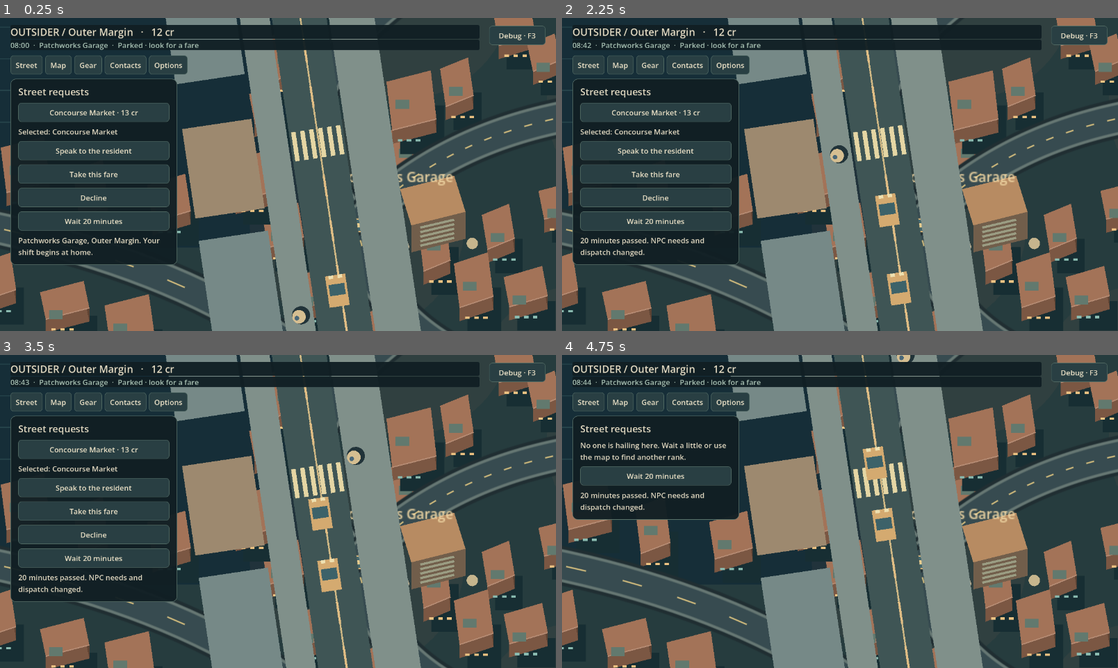
Above: before the commit, frames 1-4 (two rows, left to right).
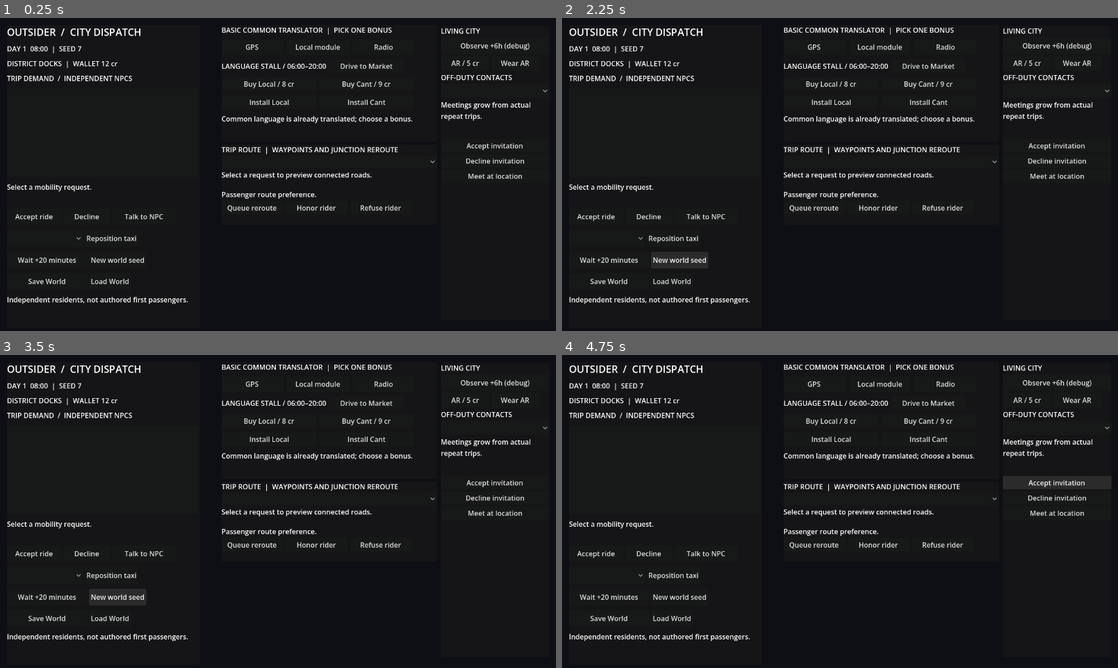
Above: after the commit, the same moments.

Repository: MohamedXIV/outsider-driver-2d
Game: Godot game, scene res://scenes/sandbox.tscn
Same seed, same stepped clock (60 frames per second), same inputs: the game is played once before the commit and once after it.
Inputs (mouse positions are in pixels of both pictures, inside the frame that each line leads up to):
- Up to frame 1 (0.25 s): no input
- Up to frame 2 (2.25 s): click (595, 215) at 0.5 s, where only the run after the commit has a clickable "Accept ride"; click (595, 215) at 1.25 s, where only the run after the commit has a clickable "Accept ride"; click (678, 259) at 2 s, where only the run after the commit has a clickable "New world seed"
- Up to frame 3 (3.5 s): click (116, 596) at 2.75 s, where only the run after the commit has a clickable "New world seed"
- Up to frame 4 (4.75 s): click (1056, 483) at 3.5 s, where only the run after the commit has a clickable "Accept invitation"; click (1056, 483) at 4.25 s, where only the run after the commit has a clickable "Accept invitation"

The runs differ from the first frame. In frame 1, 86% of the frame differs, in the area x 0-100%, y 0-100%; in frame 2, 87%; in frame 3, 87%; in frame 4, 87%.
Error after the commit: Parse Error: Could not resolve class "SandboxSave", because of a parser error. (res://scripts/sandbox/sandbox_main.gd:621)

Commit message:
fix(r05): restore road-grounded taxi facing across save and arrival (#64)

Diff:
--- a/scripts/sandbox/sandbox_city_view.gd
+++ b/scripts/sandbox/sandbox_city_view.gd
@@ -22,6 +22,47 @@
 		zoom_preference = clampf(value, MIN_ZOOM, MAX_ZOOM)
 
 var _heading: float = 0.0
+var _heading_initialized: bool = false
+var _last_parked_stop: String = ""
+
+# Road tangents belong to the same projected geometry as the taxi's location.
+# A settled trip's last completed road edge gives the parked vehicle a physical
+# arrival direction even after the active route has been cleared.
+static func edge_heading(from: String, to: String, fraction: float) -> float:
+	var t: float = clampf(fraction, 0.0, 1.0)
+	var p: Vector2 = project(SandboxRoads.sample_edge(from, to, maxf(0.0, t - .002)))
+	var q: Vector2 = project(SandboxRoads.sample_edge(from, to, minf(1.0, t + .002)))
+	return (q - p).angle() if p.distance_squared_to(q) > .000001 else 0.0
+
+static func world_road_heading(state: SandboxWorld, fraction: float = 0.0) -> float:
+	if state.is_travelling():
+		var a: String = state.route_nodes[state.route_segment]
+		var b: String = state.route_nodes[state.route_segment + 1]
+		var progress: float = (float(state.route_edge_elapsed) + fraction) / float(SandboxRoads.edge_minutes(a, b))
+		return edge_heading(a, b, progress)
+	for i in range(state.events.size() - 1, -1, -1):
+		var event: Dictionary = state.events[i]
+		if event.get("kind", "") != "route_segment_completed": continue
+		var detail: Dictionary = event.get("detail", {})
+		var a: String = str(detail.get("from", ""))
+		var b: String = str(detail.get("to", ""))
+		if b == state.player_district and SandboxRoads.connected(a, b):
+			return edge_heading(a, b, 1.0)
+	# Before the first trip, park aligned with an authored road adjoining home.
+	var links: Array = SandboxRoads.LINKS.get(state.player_district, [])
+	if not links.is_empty():
+		return edge_heading(str(links[0]), state.player_district, 1.0)
+	return 0.0
+
+func restore_taxi_heading(saved: Variant = null) -> void:
+	_heading = wrapf(float(saved), -PI, PI) if (saved is float or saved is int) and is_finite(float(saved)) else \
+			world_road_heading(world, visual_fraction)
+	_heading_initialized = true
+	_last_parked_stop = world.player_district if not world.is_travelling() else ""
+
+func saved_taxi_heading() -> float:
+	if not _heading_initialized: restore_taxi_heading()
+	return wrapf(_heading, -PI, PI)
 var _blocks: Array[Dictionary] = []
 var _layers: Dictionary = {}
 
@@ -70,9 +111,11 @@
 
 func _process(delta: float) -> void:
 	if world == null: return
+	if not _heading_initialized: restore_taxi_heading()
 	var taxi: Vector2 = project(world.player_position(visual_fraction))
 	var ahead: Vector2 = taxi
 	if world.is_travelling():
+		_last_parked_stop = ""
 		var a: String = world.route_nodes[world.route_segment]
 		var b: String = world.route_nodes[world.route_segment+1]
 		var t: float = (float(world.route_edge_elapsed)+visual_fraction)/float(SandboxRoads.edge_minutes(a,b))
@@ -80,6 +123,10 @@
 		if tangent.length() > .001:
 			_heading = lerp_angle(_heading,tangent.angle(), minf(1,delta*7))
 			ahead += tangent.normalized()*65
+	elif _last_parked_stop != world.player_district:
+		# A just-finished route has no active nodes. Face its last legal edge,
+		# not the arbitrary global zero angle used by a newly created renderer.
+		restore_taxi_heading()
 	var camera: Camera2D = get_parent().get_node("Camera2D")
 	var framing: Vector2=Vector2(70 if ui_rtl else -70,-45)
 	var target: Vector2=taxi + framing if reduced_motion else taxi + framing + (ahead-taxi)*.5
--- a/scripts/sandbox/sandbox_main.gd
+++ b/scripts/sandbox/sandbox_main.gd
@@ -609,6 +609,8 @@
 	_meeting_dialogue = null
 	_elapsed = 0.0
 	_city._camera_initialized=false
+	_city.visual_fraction=0.0
+	_city.restore_taxi_heading()
 	_notice_text = "Fresh independent simulated city seed."
 	_render()
 
@@ -616,7 +618,7 @@
 func _on_save() -> void:
 	if _street_pilot!=null: _street_pilot.reconcile_reservations()
 	var dialogue_snapshot: Dictionary = _conversation.snapshot() if _conversation != null else {}
-	var successful: bool=SandboxSave.save_world(_world, SandboxSave.PATH, dialogue_snapshot, {"clock_fraction":_elapsed,"locale":_ui_locale,"reduced_motion":_reduced_motion,"camera_zoom":_city.zoom_preference,
+	var successful: bool=SandboxSave.save_world(_world, SandboxSave.PATH, dialogue_snapshot, {"clock_fraction":_elapsed,"locale":_ui_locale,"reduced_motion":_reduced_motion,"camera_zoom":_city.zoom_preference,"taxi_heading":_city.saved_taxi_heading(),
 			"street_state": _street_pilot.visual_snapshot() if _street_pilot != null else _street_restore_state})
 	_notice_text="Sandbox saved." if successful else "Save failed."
 	if successful: _publish_street_boundary("streetSavedActors")
@@ -654,6 +656,7 @@
 	_ui_locale=str(bundle.get("presentation",{}).get("locale",_ui_locale))
 	_reduced_motion=bool(bundle.get("presentation",{}).get("reduced_motion",_reduced_motion))
 	_city.set_manual_zoom(float(bundle.get("presentation",{}).get("camera_zoom",SandboxCityView.DEFAULT_ZOOM)))
+	_city.restore_taxi_heading(bundle.get("presentation",{}).get("taxi_heading",null))
 	_last_intent = "restored" if restored != null else ""
 	_last_outcome = ""
 	_notice_text = "World, NPC and live dialogue restored."
--- a/scripts/sandbox/sandbox_save.gd
+++ b/scripts/sandbox/sandbox_save.gd
@@ -8,7 +8,8 @@
 static func save_world(world: SandboxWorld, file_path: String = PATH, dialogue: Dictionary = {}, presentation: Dictionary = {}) -> bool:
 	# Do not overwrite a recoverable save with a native view missing an active
 	# resident's physical state. Loading it would otherwise rewind that body.
-	if not SandboxLocalPedestrianTrip.valid_presentation(world,presentation.get("street_state",{})): return false
+	if not SandboxLocalPedestrianTrip.valid_presentation(world,presentation.get("street_state",{})) \
+\t\t\tor not _valid_taxi_heading(presentation): return false
 	var file: FileAccess = FileAccess.open(file_path, FileAccess.WRITE)
 	if file == null:
 		return false
@@ -37,10 +38,19 @@
 	if not ["en","ar"].has(presentation.get("locale","en")) or not (presentation.get("reduced_motion",false) is bool): return {}
 	var zoom: Variant=presentation.get("camera_zoom",2.6)
 	if not (zoom is float or zoom is int) or not is_finite(float(zoom)) or float(zoom)<1.25 or float(zoom)>4.0: return {}
-	if not SandboxLocalPedestrianTrip.valid_presentation(world,presentation.get("street_state",{})): return {}
+	if not SandboxLocalPedestrianTrip.valid_presentation(world,presentation.get("street_state",{})) \
+\t\t\tor not _valid_taxi_heading(presentation): return {}
 	var fraction: Variant=presentation.get("clock_fraction",0.0)
 	if not (fraction is float or fraction is int) or not is_finite(float(fraction)) or float(fraction)<0 or float(fraction)>=1: return {}
 	return {"world": world, "dialogue": value["dialogue"], "presentation":presentation}
+
+
+static func _valid_taxi_heading(presentation: Dictionary) -> bool:
+	# Optional for previous experimental saves; never trust forged NaN/rotation.
+	if not presentation.has("taxi_heading"): return true
+	var value: Variant = presentation["taxi_heading"]
+	return (value is float or value is int) and is_finite(float(value)) \
+			and float(value) >= -PI and float(value) <= PI
 
 
 static func load_world(file_path: String = PATH) -> SandboxWorld:
--- /dev/null
+++ b/tests/test_taxi_heading_scene.gd
@@ -0,0 +1,74 @@
+extends SceneTree
+
+# R05 regression: the player-facing heading is a persistent presentation pose,
+# resolved from genuine road tangents/events, NEVER a new movement authority.
+func _initialize() -> void:
+	call_deferred("_run")
+
+func _run() -> void:
+	var scene: Node = load("res://scenes/sandbox.tscn").instantiate()
+	root.add_child(scene)
+	await process_frame
+	scene.set_process(false)
+	var city: SandboxCityView = scene._city
+	var world: SandboxWorld = scene._world
+	city._process(0.0)
+	var initial: float = SandboxCityView.world_road_heading(world)
+	assert(absf(angle_difference(initial, city.saved_taxi_heading())) < .001,
+			"Freshly parked taxi must align with a grounded road, not global angle zero")
+	var before: Dictionary = world.snapshot()
+	scene._on_save()
+	assert(scene._notice_text == "Sandbox saved.")
+	city._heading = 0.0
+	scene._on_load()
+	assert(scene._notice_text == "World, NPC and live dialogue restored.")
+	assert(absf(angle_difference(initial, city._heading)) < .001)
+	assert(scene._world.snapshot() == before, "Visual facing must not mutate world")
+
+	world = scene._world
+	assert(world.reposition("clinic"), "Taxi must genuinely drive toward Night Clinic")
+	world.advance(3)
+	city._process(.12)
+	var heading_before: float = city.saved_taxi_heading()
+	assert(city._heading_initialized and world.is_travelling())
+	scene._on_save()
+	assert(scene._notice_text == "Sandbox saved.")
+	city._heading = 0.0
+	scene._on_load()
+	assert(absf(angle_difference(heading_before, city._heading)) < .001,
+			"Mid-curve Save/Load must retain the exact smoothed facing")
+	world = scene._world
+	world.advance(world.remaining_minutes)
+	city._process(0.0)
+	assert(world.player_district == "clinic" and not world.is_travelling())
+	var clinic_facing: float = SandboxCityView.world_road_heading(world)
+	assert(absf(angle_difference(clinic_facing, city._heading)) < .001,
+			"Night Clinic arrival must face the last real road tangent")
+	var parked_snapshot: Dictionary = world.snapshot()
+	scene._on_save()
+	assert(scene._notice_text == "Sandbox saved.")
+	city._heading = 0.0
+	scene._on_load()
+	assert(absf(angle_difference(clinic_facing, city._heading)) < .001)
+	assert(scene._world.snapshot() == parked_snapshot)
+
+	# Reverse road direction is not the same orientation (and must survive
+	# independent city travel after the first fareless reposition).
+	world = scene._world
+	assert(world.reposition("docks"))
+	world.advance(world.remaining_minutes)
+	city._process(0.0)
+	var back_facing: float = SandboxCityView.world_road_heading(world)
+	assert(absf(angle_difference(back_facing, city._heading)) < .001)
+	assert(absf(angle_difference(back_facing, clinic_facing)) > .05)
+	scene._on_save()
+	assert(scene._notice_text == "Sandbox saved.")
+	city._heading = 0.0
+	scene._on_load()
+	assert(absf(angle_difference(back_facing, city._heading)) < .001)
+
+	var tampered: Dictionary = {"taxi_heading": INF}
+	assert(not SandboxSave.save_world(scene._world,"user://r05-tamper.json",{},tampered),
+			"Non-finite heading must not enter a save")
+	print("TAXI_HEADING_SCENE_PASS new seed, live curve, parked clinic, reverse arrival, save/load, world invariance")
+	quit()
Not shown, added: .github/workflows/r05-taxi-facing.yml
